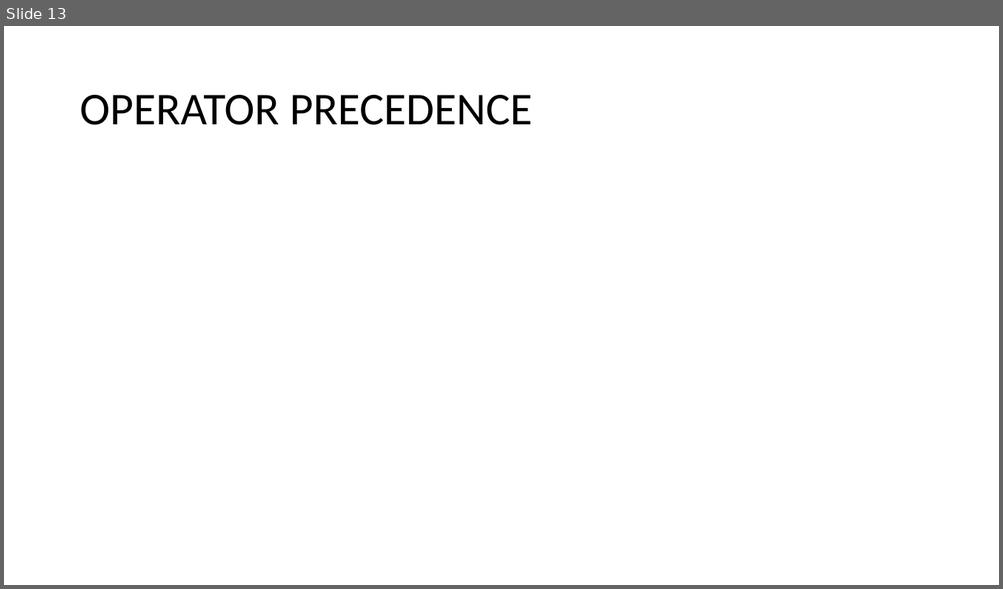
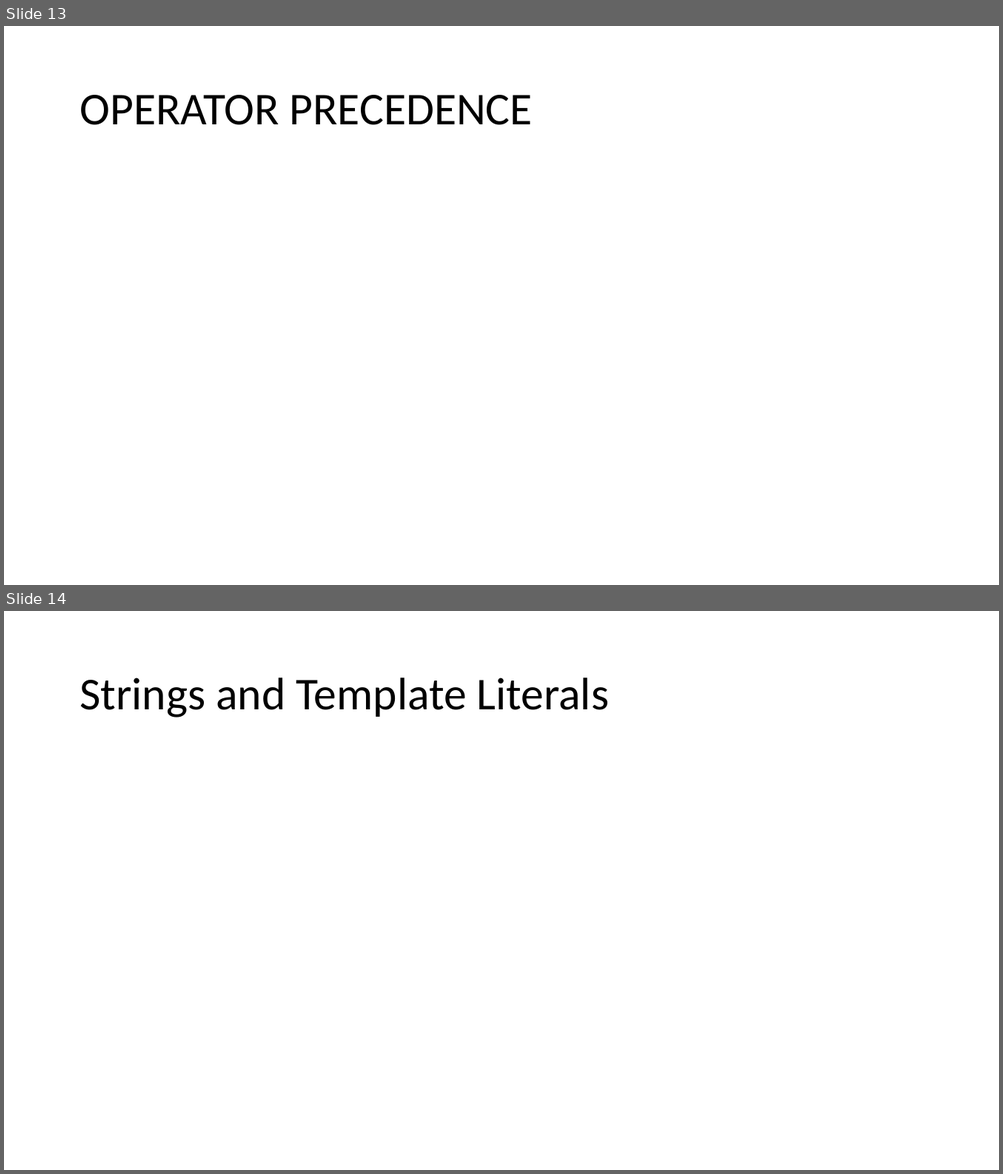
Before and after one commit to PiyushChaturvedii/Batch05, a slide deck: JavaScript.pptx. Shown one above the other, each under a label of ours: slide 13 before the commit, slides 13 and 14 after it. The pictures are 1003x589 and 1003x1174 pixels, drawn with LibreOffice and Linux fonts; fonts in the diff are those of the drawing. Boxes give left, top, right and bottom in pixels: in the first picture for what was removed or moved away, otherwise in the second. Text is boxed around its words. In the diff, an @@ line names an element or a change of style, - is before the commit and + after.

```diff
--- a/JavaScript.pptx
+++ b/JavaScript.pptx
@@ slide 14 added at [4,611,999,1170], background #FFFFFF @@
@@ title added at [79,678,609,718], 44 pt, text #000000 @@
+Strings and Template Literals
```
Also in this commit, not shown: 2 other slides added, 3 other files.
